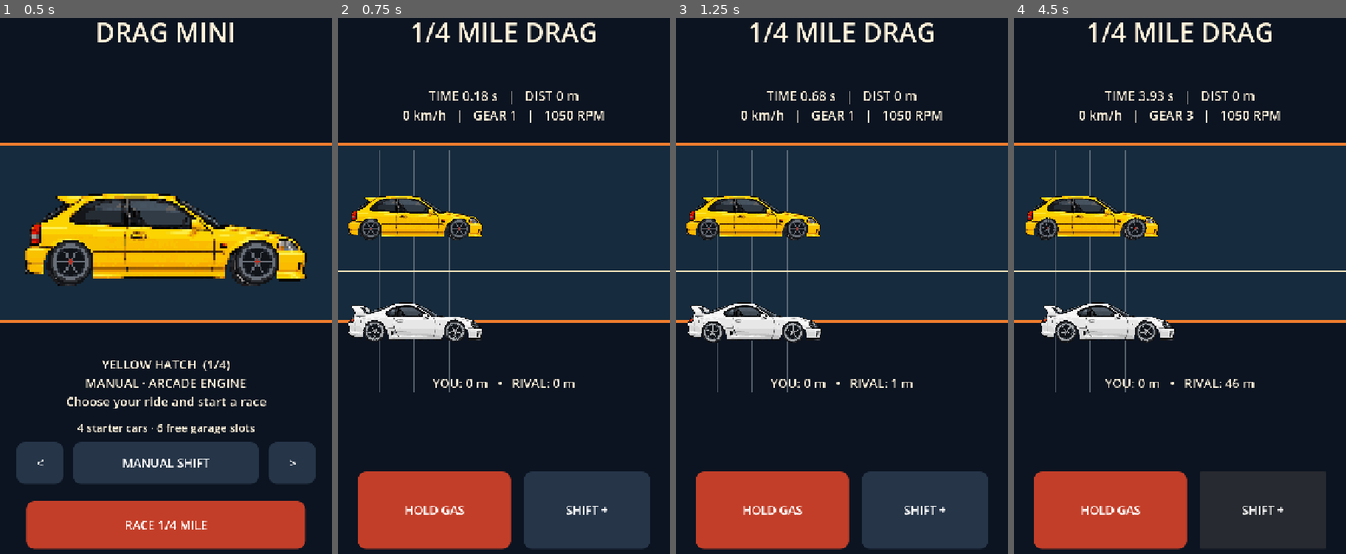
Above: before the commit, frames 1-4 (left to right).
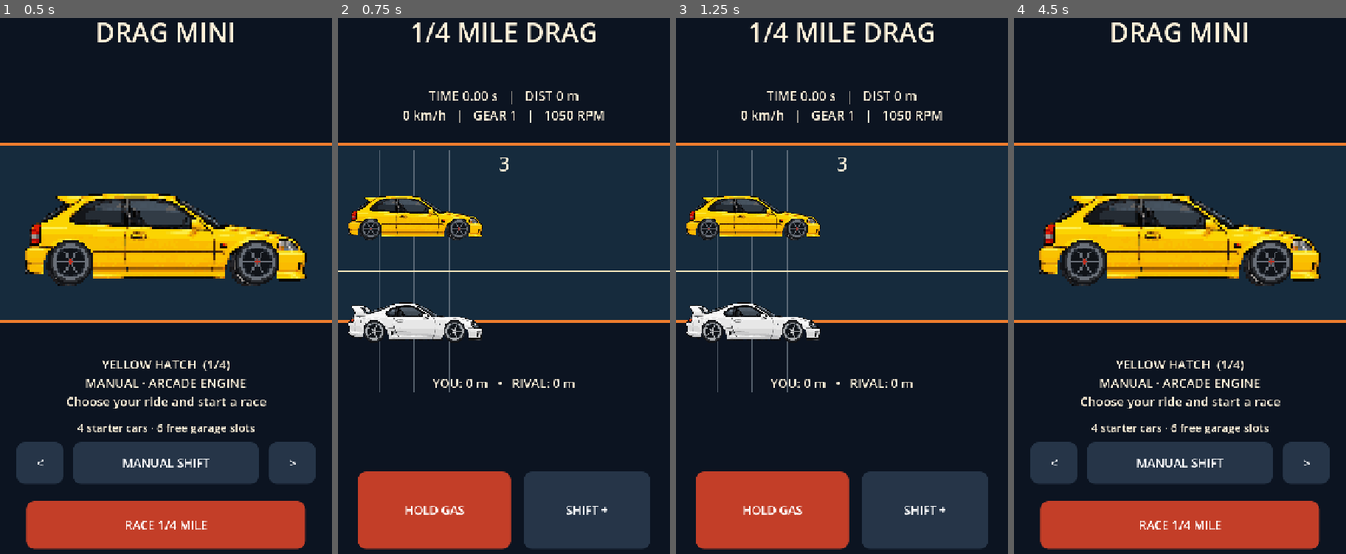
Above: after the commit, the same moments.

Repository: 1993velezpadilla-source/Drag-mini
Game: Godot game, scene res://scenes/main.tscn
Two runs of this game, one before a commit and one after it. Both use one fixed random seed, a clock stepped at 60 frames per second and the inputs below.
Inputs (mouse positions are in pixels of both pictures, inside the frame that each line leads up to):
- Up to frame 1 (0.5 s): no input
- Up to frame 2 (0.75 s): click "RACE 1/4 MILE" at 0.5 s
- Up to frame 3 (1.25 s): no input
- Up to frame 4 (4.5 s): click "HOLD GAS" at 1.25 s; click (1100, 511) at 2 s, where only the run after the commit has a clickable "RETRY"; click "SHIFT +" at 2.75 s; click "HOLD GAS" at 3.5 s; click (1259, 511) at 4.25 s, where only the run after the commit has a clickable "GARAGE"

Frame 1 is identical in both runs. In frame 2, 0.3% of the frame differs, in the area x 7-52%, y 13-61%; in frame 3, 0.5%; in frame 4, 29%, in the area x 0-100%, y 0-100%.

Commit message:
feat(race): 3-2-1 GO staging, false-start DQ, manual power shifts without releasing gas

Diff:
--- a/scripts/main.gd
+++ b/scripts/main.gd
@@ -27,6 +27,9 @@
 var elapsed := 0.0
 var finish_text := ""
 var throttle_held := false
+var countdown := 0.0
+var false_start := false
+var countdown_label: Label
 var title_label: Label
 var detail_label: Label
 var telemetry_label: Label
@@ -108,6 +111,8 @@
     detail_label = _label("", 0.63, 0.74, 27)
     telemetry_label = _label("", 0.16, 0.27, 28)
     message_label = _label("", 0.72, 0.80, 24)
+    countdown_label = _label("", 0.275, 0.35, 42)
+    countdown_label.visible = false
     prev_button = _button("<", 0.04, 0.78, 0.20, 0.86)
     next_button = _button(">", 0.80, 0.78, 0.96, 0.86)
     mode_button = _button("MANUAL", 0.21, 0.78, 0.79, 0.86)
@@ -124,7 +129,7 @@
     next_button.pressed.connect(func(): _select_car(1))
     mode_button.pressed.connect(_toggle_mode)
     race_button.pressed.connect(_start_race)
-    throttle_button.button_down.connect(func(): throttle_held = true)
+    throttle_button.button_down.connect(_on_gas_down)
     throttle_button.button_up.connect(func(): throttle_held = false)
     shift_button.pressed.connect(_player_shift)
     retry_button.pressed.connect(_start_race)
@@ -144,6 +149,7 @@
     for btn in [throttle_button, shift_button, retry_button, garage_button]:
         btn.visible = false
     wallpaper_button.visible = OS.get_name() == "Android"
+    countdown_label.visible = false
     _update_garage()
     queue_redraw()
 
@@ -176,6 +182,8 @@
     elapsed = 0.0
     finish_text = ""
     throttle_held = false
+    false_start = false
+    countdown = 3.8
     player = _make_driver(selected)
     rival = _make_driver((selected + 1) % CARS.size())
     title_label.text = "1/4 MILE DRAG"
@@ -183,12 +191,29 @@
     telemetry_label.visible = true
     detail_label.visible = true
     message_label.visible = false
+    countdown_label.visible = true
+    countdown_label.text = "3"
     for btn in [prev_button, next_button, mode_button, race_button, retry_button, garage_button, wallpaper_button]:
         btn.visible = false
-    throttle_button.visible = not auto_shift
+    throttle_button.visible = true
     shift_button.visible = not auto_shift
     _update_hud()
     queue_redraw()
+
+func _on_gas_down() -> void:
+    if screen != "race" or false_start:
+        return
+    if countdown > 0.0:
+        false_start = true
+        finish_text = "FALSE START — DISQUALIFIED"
+        title_label.text = "DISQUALIFIED"
+        countdown_label.text = "RED LIGHT"
+        throttle_button.visible = false
+        shift_button.visible = false
+        retry_button.visible = true
+        garage_button.visible = true
+        return
+    throttle_held = true
 
 func _player_shift() -> void:
     if screen == "race" and not auto_shift and not player["finished"]:
@@ -238,11 +263,20 @@
         return
     if screen != "race":
         return
+    if false_start:
+        return
+    if countdown > 0.0:
+        countdown = maxf(0.0, countdown - delta)
+        countdown_label.text = "3" if countdown > 2.8 else ("2" if countdown > 1.8 else ("1" if countdown > 0.8 else ("GO!" if countdown > 0.0 else "")))
+        if countdown <= 0.0:
+            countdown_label.text = "GO!"
+        queue_redraw()
+        return
     if player["finished"] and rival["finished"]:
         return
     var tick := minf(delta, 1.0 / 30.0)
     elapsed += tick
-    _advance_car(player, tick, auto_shift or throttle_held, auto_shift)
+    _advance_car(player, tick, throttle_held, auto_shift)
     _advance_car(rival, tick, true, true)
     if player["finished"] and rival["finished"]:
         _end_race()
@@ -258,6 +292,7 @@
     shift_button.visible = false
     retry_button.visible = true
     garage_button.visible = true
+    countdown_label.visible = false
 
 func _update_hud() -> void:
     telemetry_label.text = "TIME %.2f s   |   DIST %.0f m\n%d km/h   |   GEAR %d   |   %.0f RPM" % [
